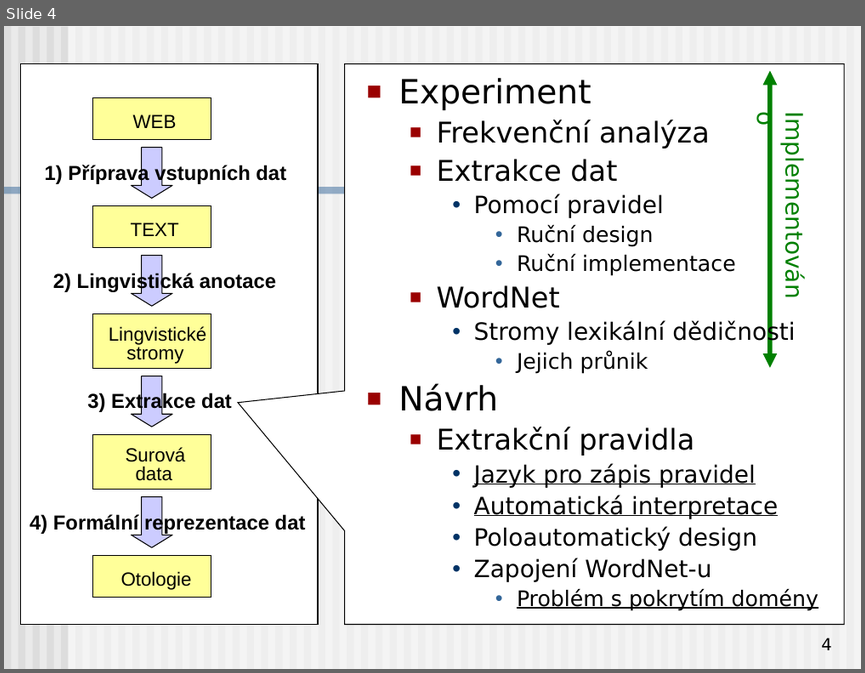
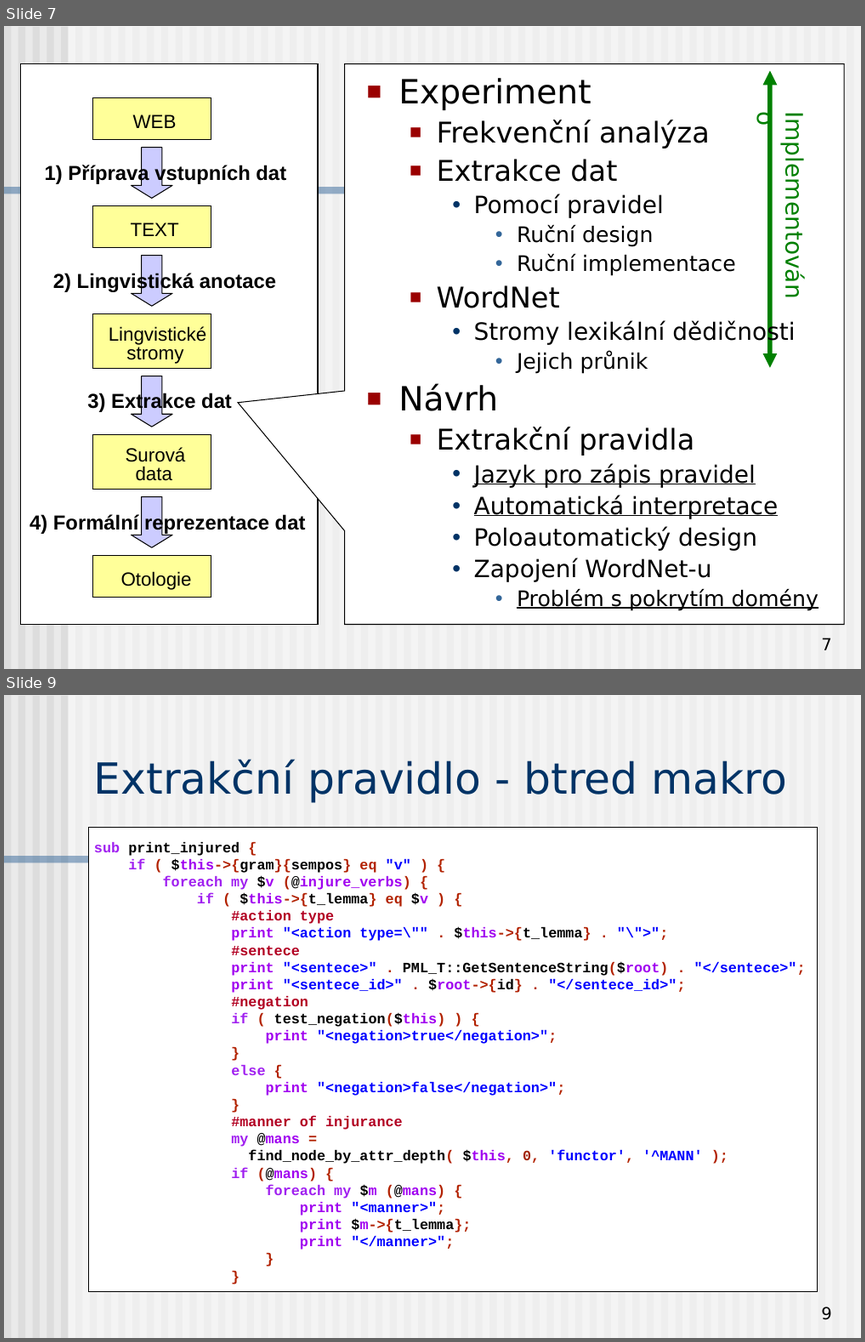
Before and after one commit to BackupTheBerlios/czsem-svn, a slide deck: trunk/docs/Presentation/dedek_czsem_obhajoba.ppt. Shown one above the other, each under a label of ours: slide 4 before the commit, slides 7 and 9 after it; the slides between them are not shown. The pictures are 865x673 and 865x1342 pixels, drawn with LibreOffice and Linux fonts; fonts in the diff are those of the drawing. Boxes give left, top, right and bottom in pixels: in the first picture for what was removed or moved away, otherwise in the second. Text is boxed around its words. In the diff, an @@ line names an element or a change of style, - is before the commit and + after.

```diff
--- a/trunk/docs/Presentation/dedek_czsem_obhajoba.ppt
+++ b/trunk/docs/Presentation/dedek_czsem_obhajoba.ppt
@@ slide 9 added at [4,695,861,1338], background #EAEAEA; not listed: 62 template elements that a slide beside it also shows @@
@@ title added at [94,759,788,803], 36 pt, text #003366 @@
+Extrakční pravidlo - btred makro
@@ rectangle added at [88,828,817,1293], fill #FFFFFF, outline #000000 0.74 pt @@
@@ text added at [94,842,806,1249], 12 pt, text #0000FF, bold @@
+sub print_injured {
+if ( $this->{gram}{sempos} eq "v" ) {
+foreach my $v (@injure_verbs) {
+if ( $this->{t_lemma} eq $v ) {
+#action type
+print "<action type=\"" . $this->{t_lemma} . "\">";
+#sentece
+print "<sentece>" . PML_T::GetSentenceString($root) . "</sentece>";
+print "<sentece_id>" . $root->{id} . "</sentece_id>";
+#negation
+if ( test_negation($this) ) {
+print "<negation>true</negation>";
+}
+else {
+print "<negation>false</negation>";
+}
+#manner of injurance
+my @mans =
+find_node_by_attr_depth( $this, 0, 'functor', '^MANN' );
+if (@mans) {
+foreach my $m (@mans) {
+print "<manner>";
+print $m->{t_lemma};
+print "</manner>";
+}
+}
@@ page number added at [821,1306,831,1320], 14 pt, text #000000 @@
+9
@@ what was slide 4 is now slide 7 @@
@@ page number at [821,637,831,650]: text changed @@
-4
+7
```
Also in this commit, not shown: 3 slides changed, 18 other slides added, 2 slides removed.
